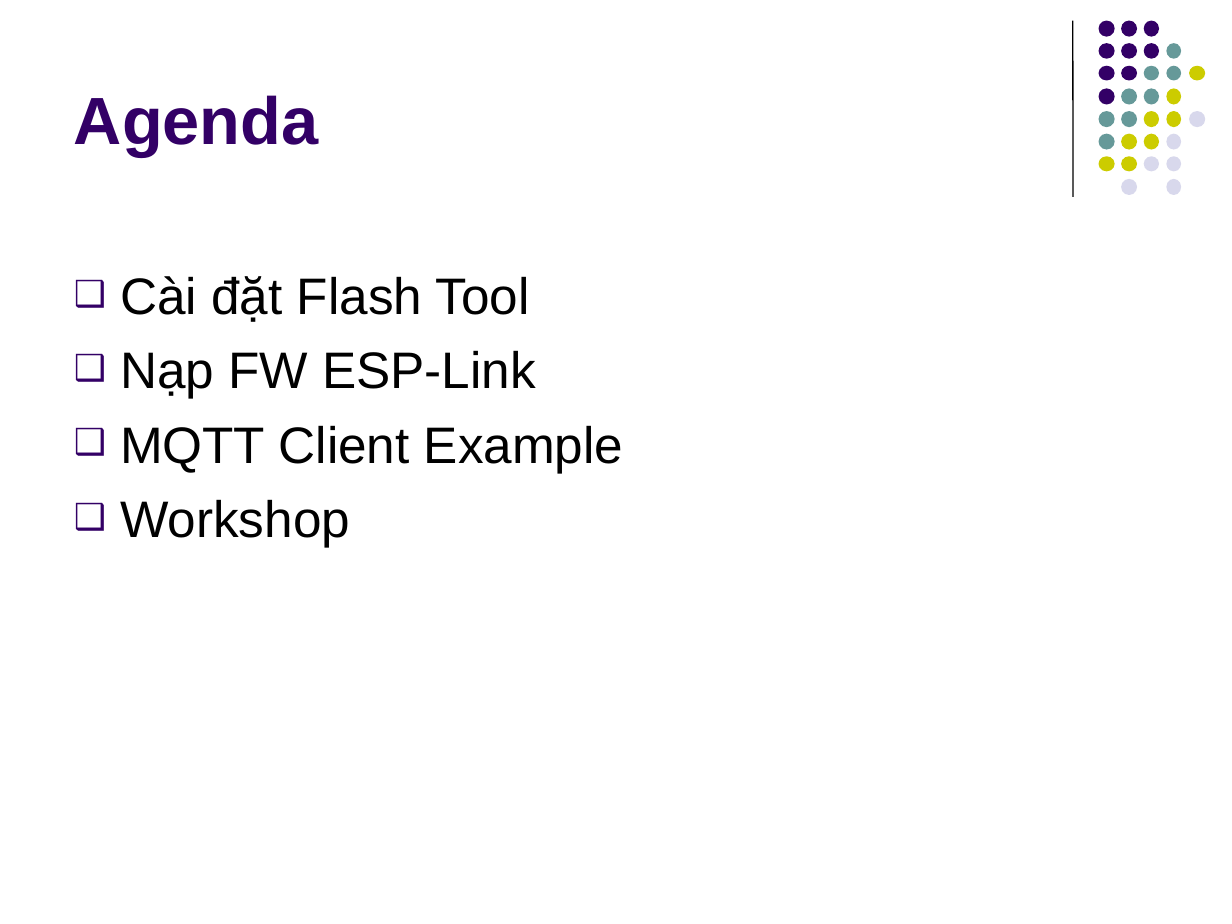
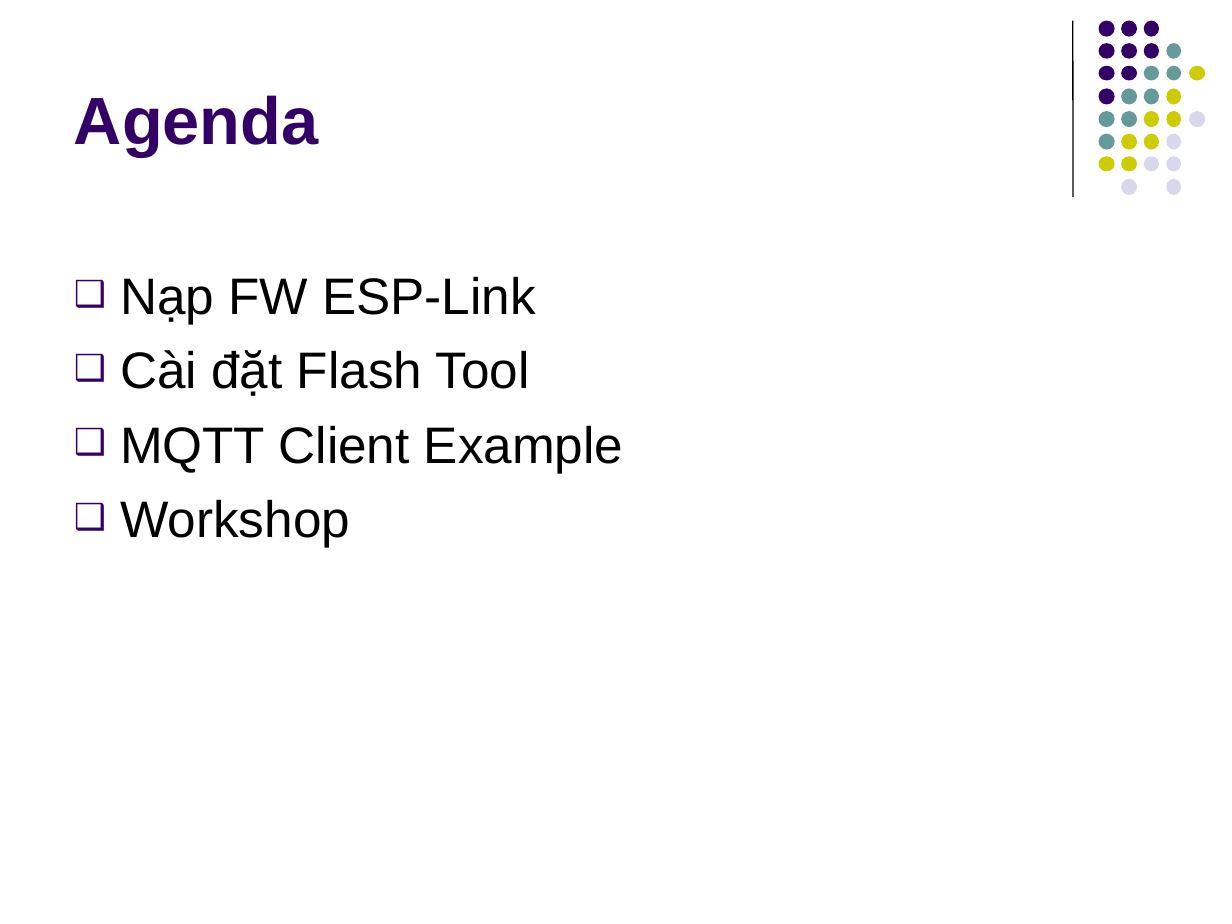
Before and after one commit to kmtekvn/hi-tech, a slide deck: slide 2 of 01.slides/Buoi 2 - ESP8266 Basic/02 - Giao tiếp ESP8266.ppt. Drawn at 1232x924 pixels with LibreOffice and Linux fonts; fonts in the diff are those of the drawing. Boxes give left, top, right and bottom in pixels: in the first picture for what was removed or moved away, otherwise in the second. Text is boxed around its words. In the diff, an @@ line names an element or a change of style, - is before the commit and + after.

```diff
--- a/01.slides/Buoi 2 - ESP8266 Basic/02 - Giao tiếp ESP8266.ppt
+++ b/01.slides/Buoi 2 - ESP8266 Basic/02 - Giao tiếp ESP8266.ppt
@@ text at (120,276,536,324): paragraph added @@
+❑ Nạp FW ESP-Link
@@ text at (120,350,536,398): paragraph removed @@
-❑ Nạp FW ESP-Link
```
Also in this commit, not shown: 2 other slides changed, 6 slides added, 4 other files.
